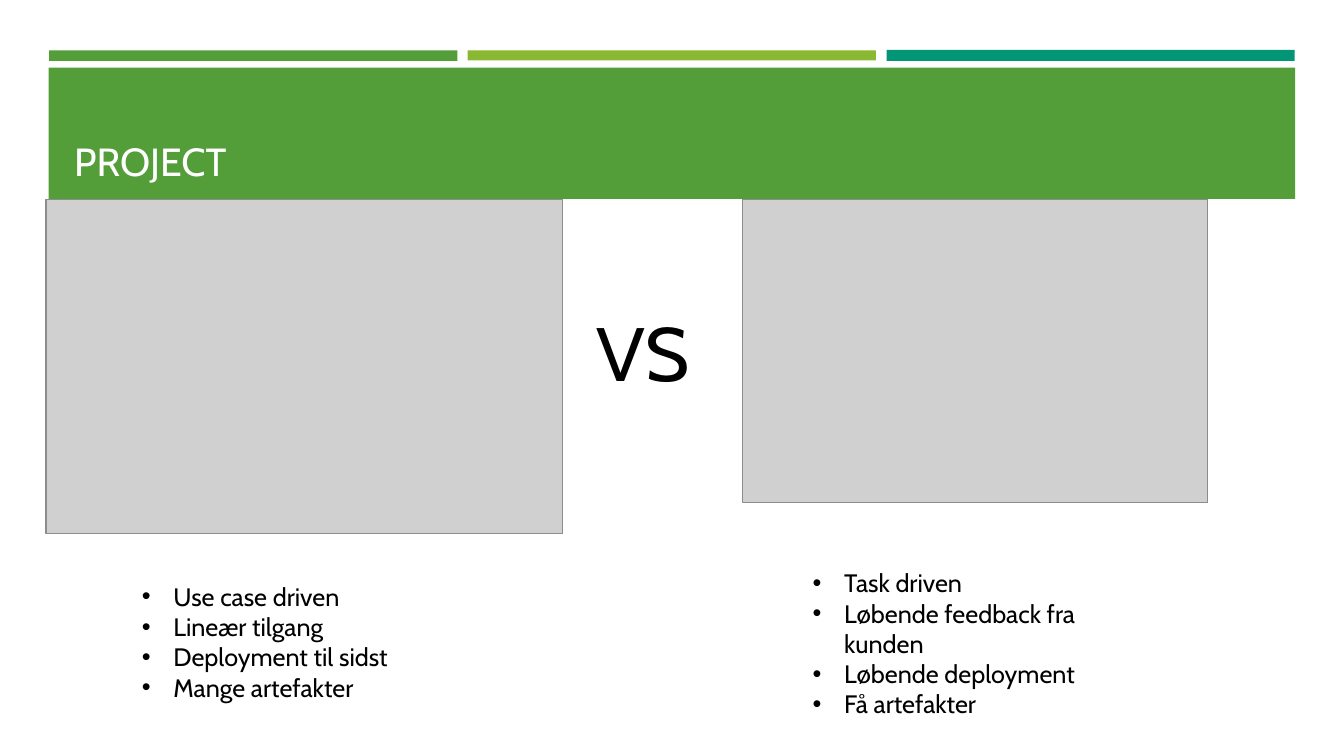
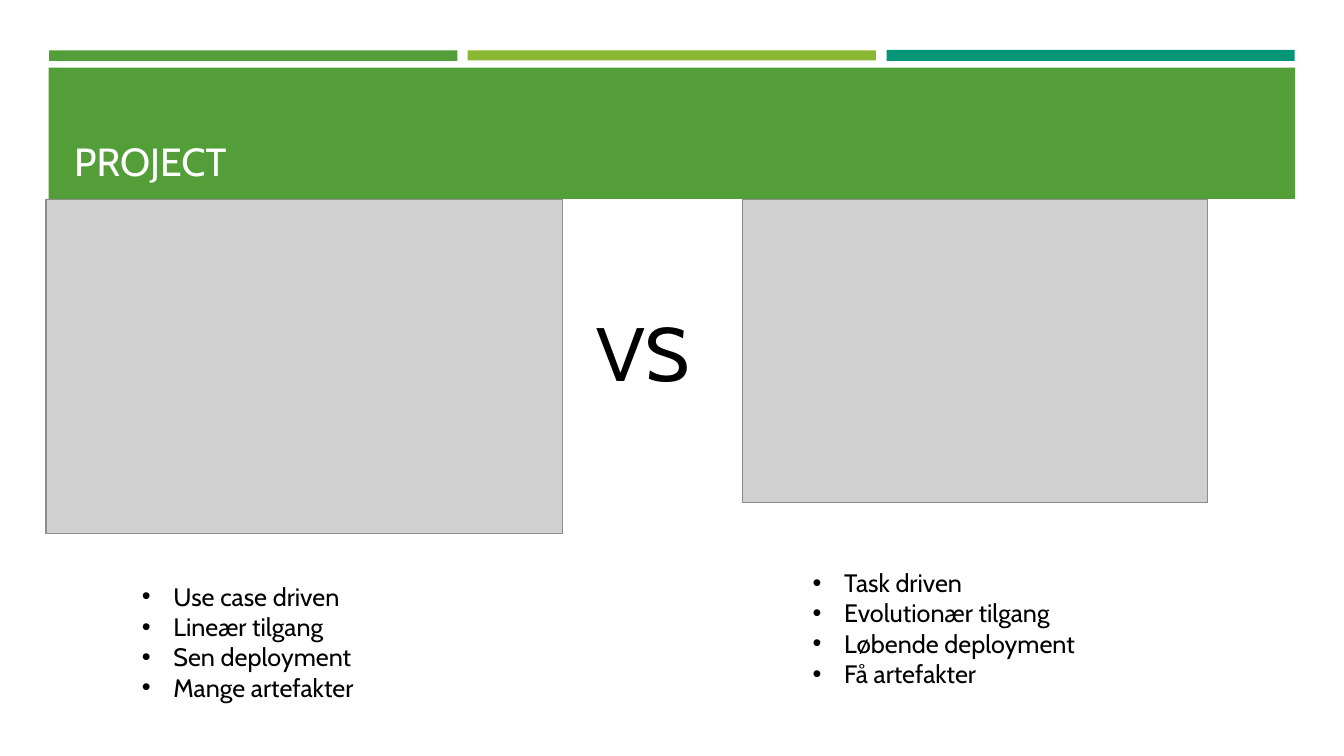
Before and after one commit to C-Strunge/3.SemesterSWD-Eksamen.Final, a slide deck: slide 5 of The Next præsentation.pptx. Drawn at 1344x756 pixels with LibreOffice and Linux fonts; fonts in the diff are those of the drawing; grey boxes stand for pictures. Boxes give left, top, right and bottom in pixels: in the first picture for what was removed or moved away, otherwise in the second. Text is boxed around its words. In the diff, an @@ line names an element or a change of style, - is before the commit and + after.

```diff
--- a/The Next præsentation.pptx
+++ b/The Next præsentation.pptx
@@ text at box(844, 603, 1050, 629): text changed @@
-• Løbende feedback fra kunden
+• Evolutionær tilgang
@@ text at box(173, 647, 351, 672): text changed @@
-• Deployment til sidst
+• Sen deployment
```
Also in this commit, not shown: 1 slide added.
